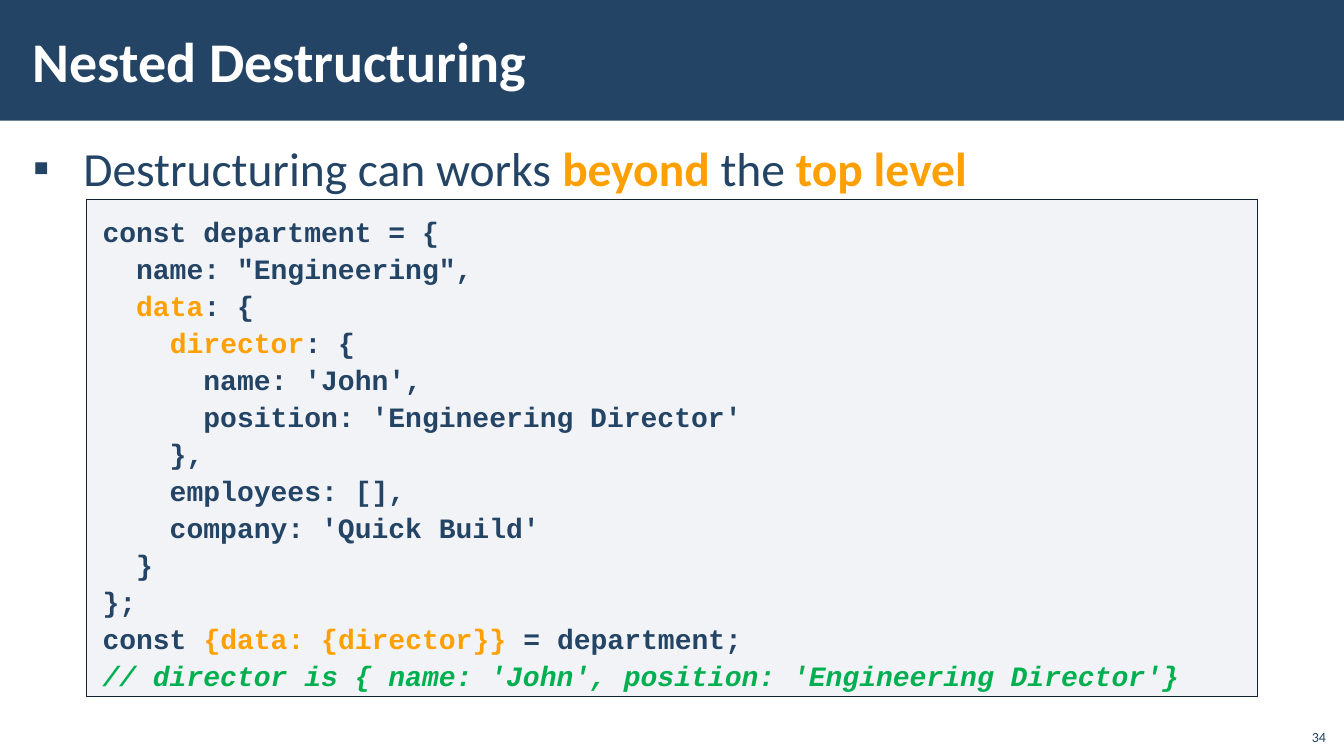
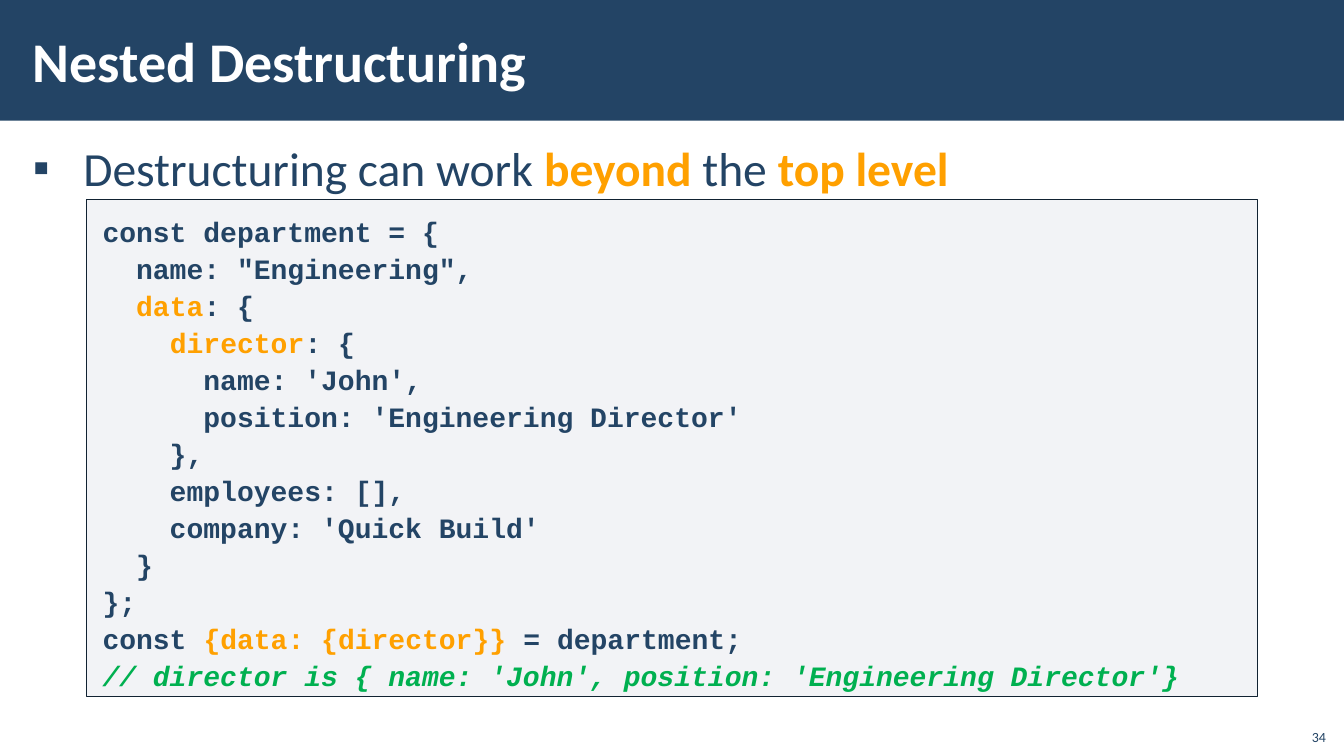
Before and after one commit to DBeneva/JavaScript, a slide deck: slide 34 of 03 - Advanced/03 - Objects and Composition/00-0-JS-Advanced-Objects-and-Composition.pptx. Drawn at 1344x756 pixels with LibreOffice and Linux fonts; fonts in the diff are those of the drawing; background and template pictures are left out. Boxes give left, top, right and bottom in pixels: in the first picture for what was removed or moved away, otherwise in the second. Text is boxed around its words. In the diff, an @@ line names an element or a change of style, - is before the commit and + after.

```diff
--- a/03 - Advanced/03 - Objects and Composition/00-0-JS-Advanced-Objects-and-Composition.pptx
+++ b/03 - Advanced/03 - Objects and Composition/00-0-JS-Advanced-Objects-and-Composition.pptx
@@ text at [83,152,949,194]: text changed @@
-▪ Destructuring can works beyond the top level
+▪ Destructuring can work beyond the top level
```
Also in this commit, not shown: 2 other files.
